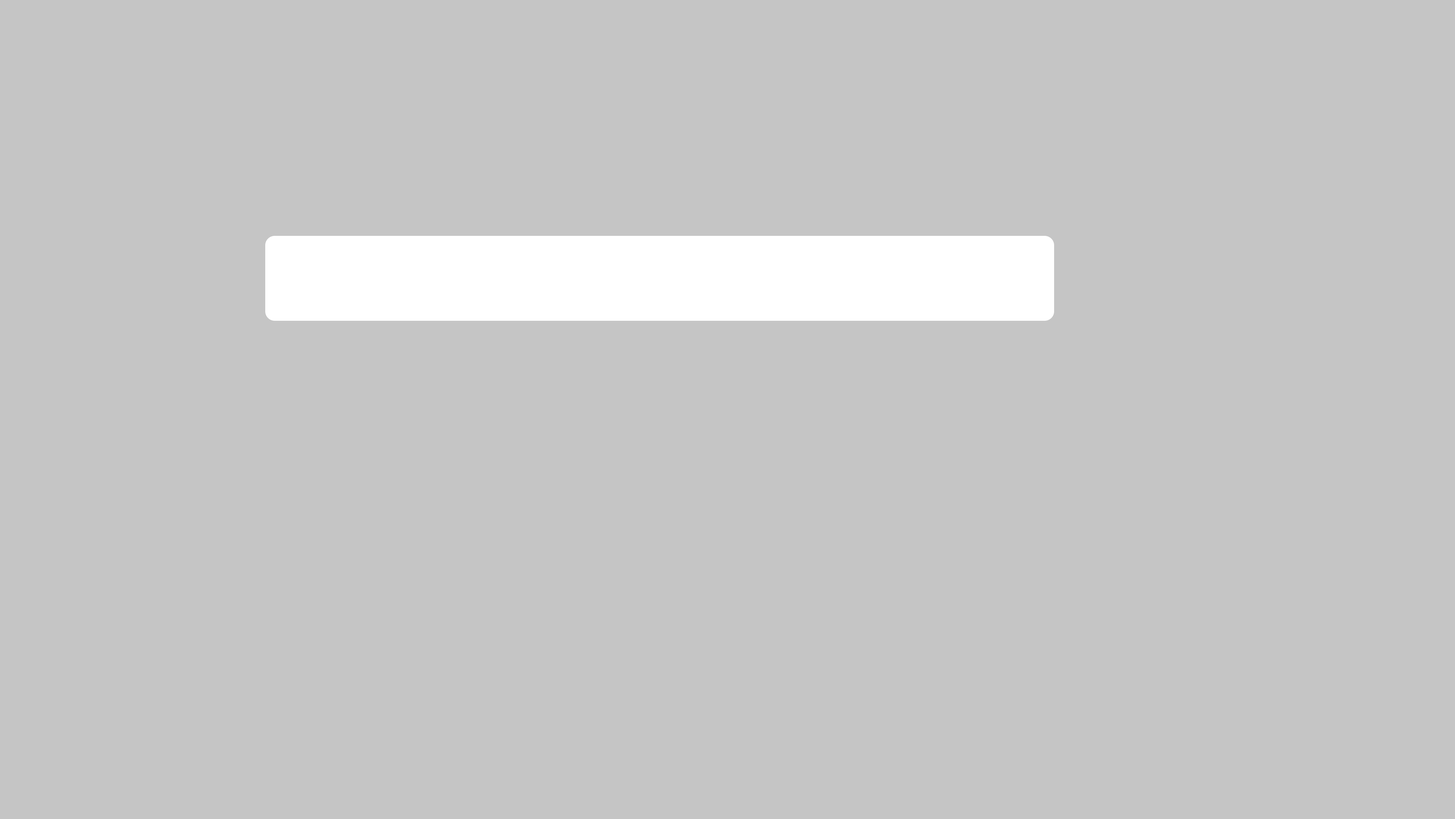
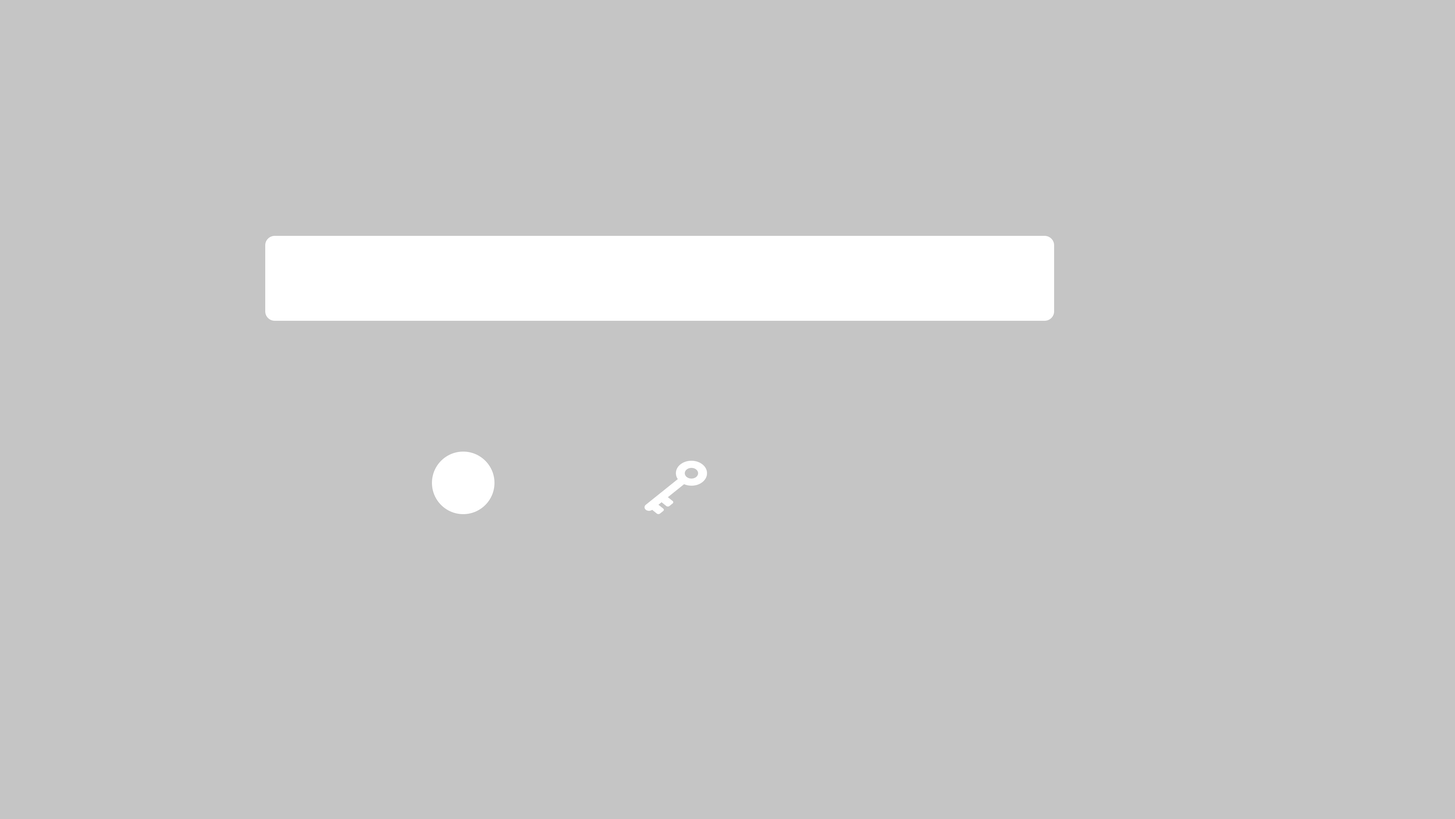
Layer changes from the first 1455×819 image to the second:
added layer "inventory Key" above "Inventory Blank" over <box>644,460,708,514</box>
added layer "Inventory Blank" above "Health Bar" over <box>432,451,495,514</box>
